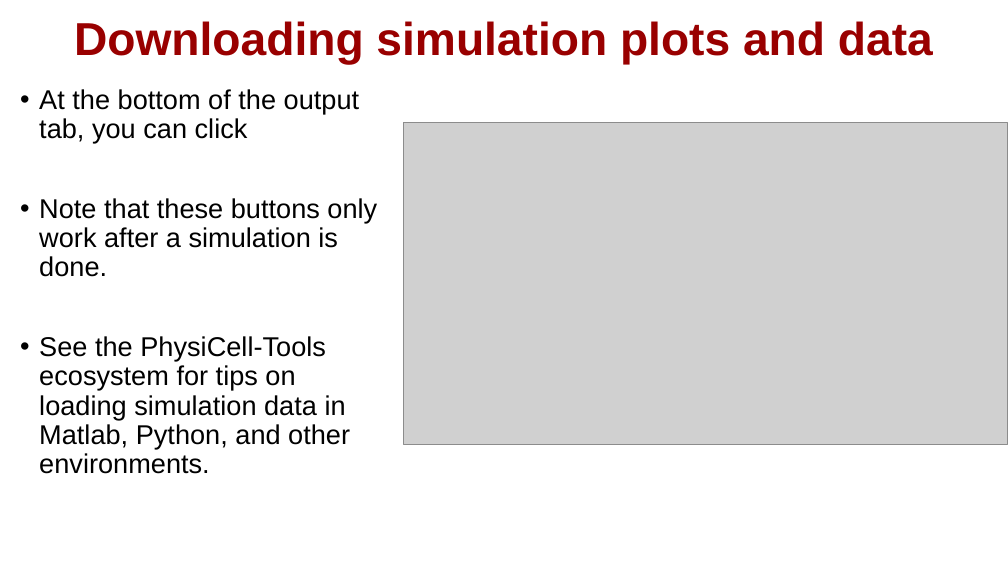
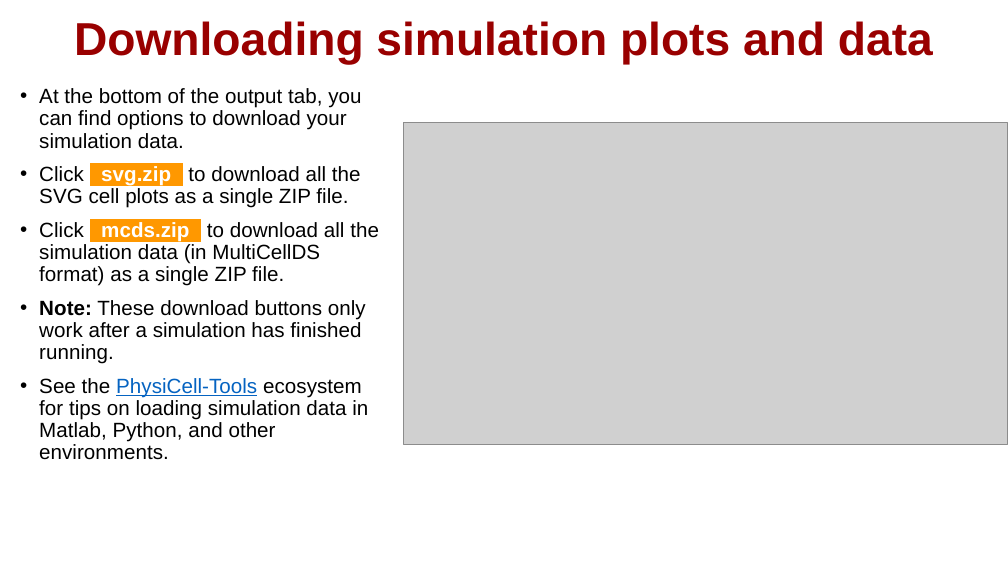
Before and after one commit to physicell-training/02-How-to-nanoHUB, a slide deck: slide 13 of pptx_source/02-How-to-nanoHUB.pptx. Drawn at 1008x567 pixels with LibreOffice and Linux fonts; fonts in the diff are those of the drawing; grey boxes stand for pictures; background and template pictures are left out. Boxes give left, top, right and bottom in pixels: in the first picture for what was removed or moved away, otherwise in the second. Text is boxed around its words. In the diff, an @@ line names an element or a change of style, - is before the commit and + after.

```diff
--- a/pptx_source/02-How-to-nanoHUB.pptx
+++ b/pptx_source/02-How-to-nanoHUB.pptx
@@ text at bbox=[39, 88, 379, 364]: text changed; size 19.4 to 14.7 pt @@
-• At the bottom of the output tab, you can click
-• Note that these buttons only work after a simulation is done.
+• At the bottom of the output tab, you can find options to download your simulation data.
+• Click svg.zip . to download all the SVG cell plots as a single ZIP file.
+• Click mcds.zip . to download all the simulation data (in MultiCellDS format) as a single ZIP file.
+• Note: These download buttons only work after a simulation has finished running.
@@ text at bbox=[39, 378, 368, 460]: size 19.4 to 14.7 pt in "See the PhysiCell-Tools ecosystem for tips on ..."; text colour #000000 to #0563C1, underline on in "PhysiCell-Tools" @@
```
